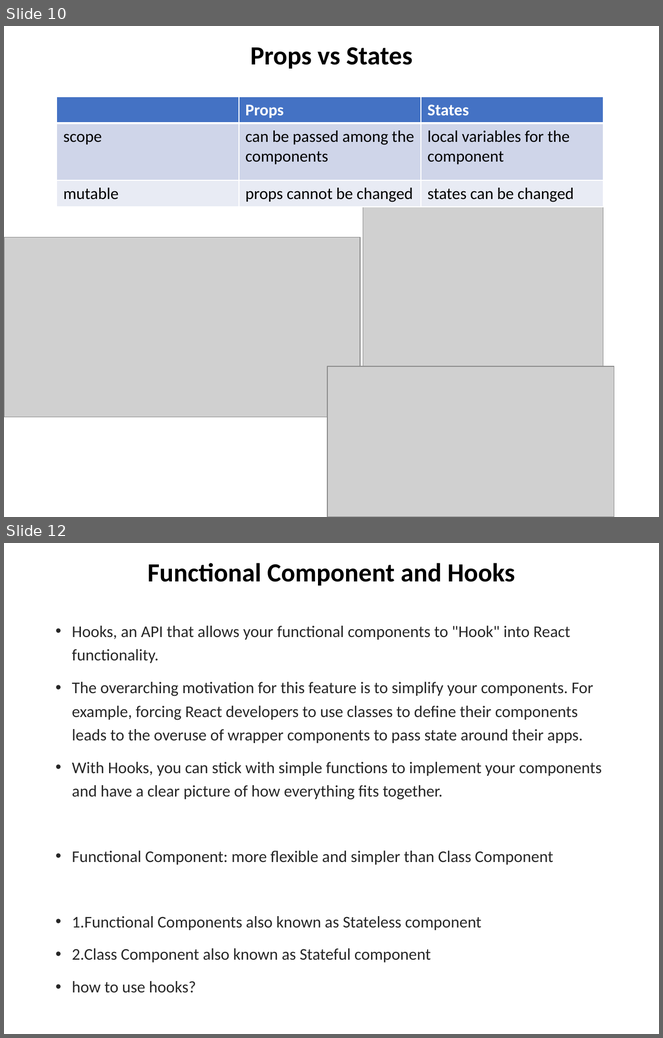
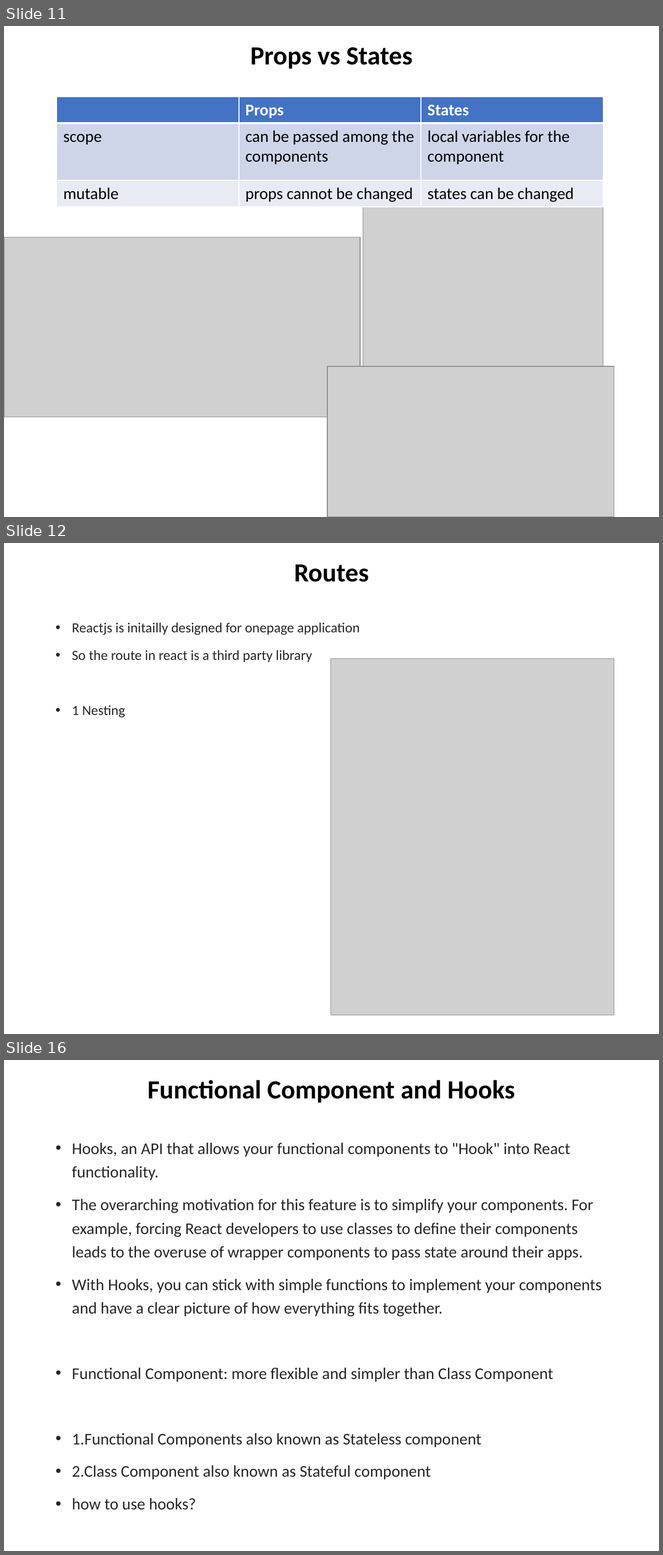
Before and after one commit to chuacw/SGUS-Slides, a slide deck: BCI - Batch2 - Day9 - Reactjs 1 Intro.pptx. Shown one above the other, each under a label of ours: slides 10 and 12 before the commit, slides 11, 12 and 16 after it; the slides between them are not shown. The pictures are 663x1038 and 663x1555 pixels, drawn with LibreOffice and Linux fonts; fonts in the diff are those of the drawing; grey boxes stand for pictures. Boxes give left, top, right and bottom in pixels: in the first picture for what was removed or moved away, otherwise in the second. Text is boxed around its words. In the diff, an @@ line names an element or a change of style, - is before the commit and + after.

```diff
--- a/BCI - Batch2 - Day9 - Reactjs 1 Intro.pptx
+++ b/BCI - Batch2 - Day9 - Reactjs 1 Intro.pptx
@@ slide 12 added at [4, 543, 659, 1034], background #FFFFFF @@
@@ title added at [294, 564, 369, 582], 28.8 pt, text #000000, bold @@
+Routes
@@ text added at [72, 623, 360, 718], 15.4 pt, text #262626 @@
+• Reactjs is initailly designed for onepage application
+• So the route in react is a third party library
+• 1 Nesting
@@ picture added at [331, 658, 614, 1015] @@
@@ what was slide 10 is now slide 11 @@
@@ what was slide 12 is now slide 16 @@
```
Also in this commit, not shown: 4 slides changed, 2 other slides added, 1 slide removed, 1 other file.
